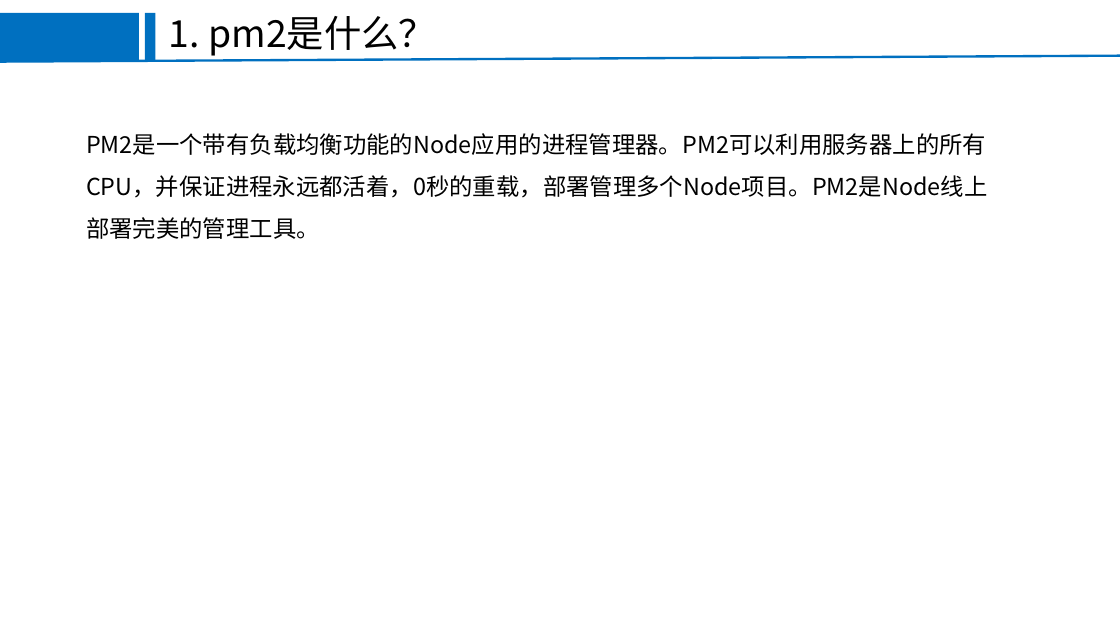
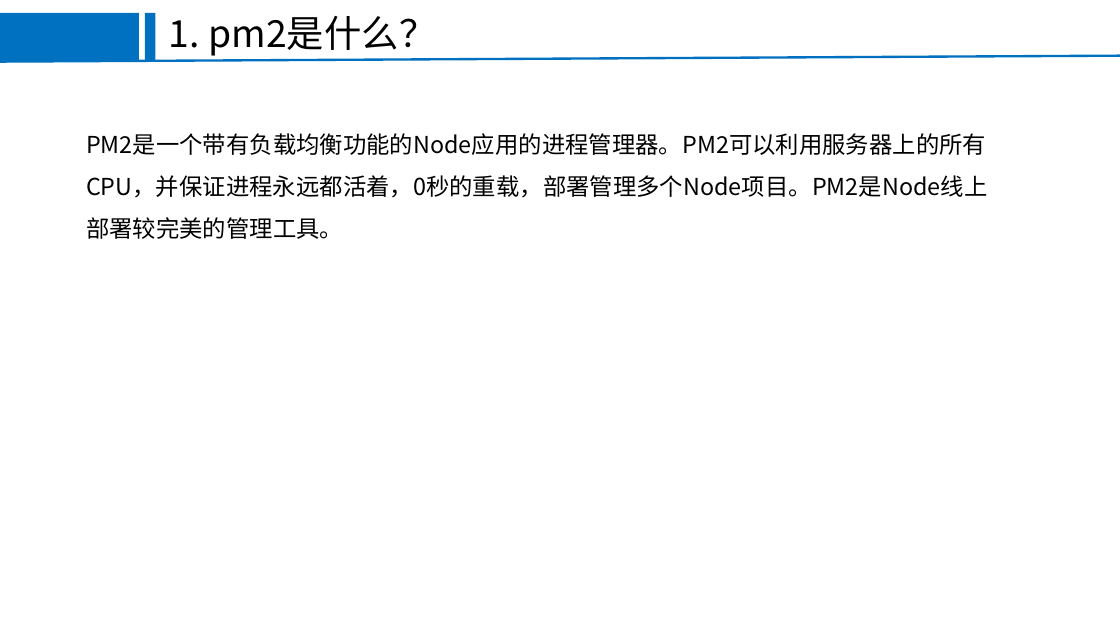
Before and after one commit to FEjohnny/demos, a slide deck: slide 15 of pm2/pm2.pptx (slide 2 before the commit). Drawn at 1120x630 pixels with LibreOffice and Linux fonts; fonts in the diff are those of the drawing; background and template pictures are left out. Boxes give left, top, right and bottom in pixels: in the first picture for what was removed or moved away, otherwise in the second. Text is boxed around its words. In the diff, an @@ line names an element or a change of style, - is before the commit and + after.

```diff
--- a/pm2/pm2.pptx
+++ b/pm2/pm2.pptx
@@ text at box(86, 133, 987, 239): text changed @@
-PM2是一个带有负载均衡功能的Node应用的进程管理器。PM2可以利用服务器上的所有CPU，并保证进程永远都活着，0秒的重载，部署管理多个Node项目。PM2是Node线上部署完美的管理工具。
+PM2是一个带有负载均衡功能的Node应用的进程管理器。PM2可以利用服务器上的所有CPU，并保证进程永远都活着，0秒的重载，部署管理多个Node项目。PM2是Node线上部署较完美的管理工具。
```
Also in this commit, not shown: 11 other slides changed, 2 slides added, 1 slide removed, 3 other files.
